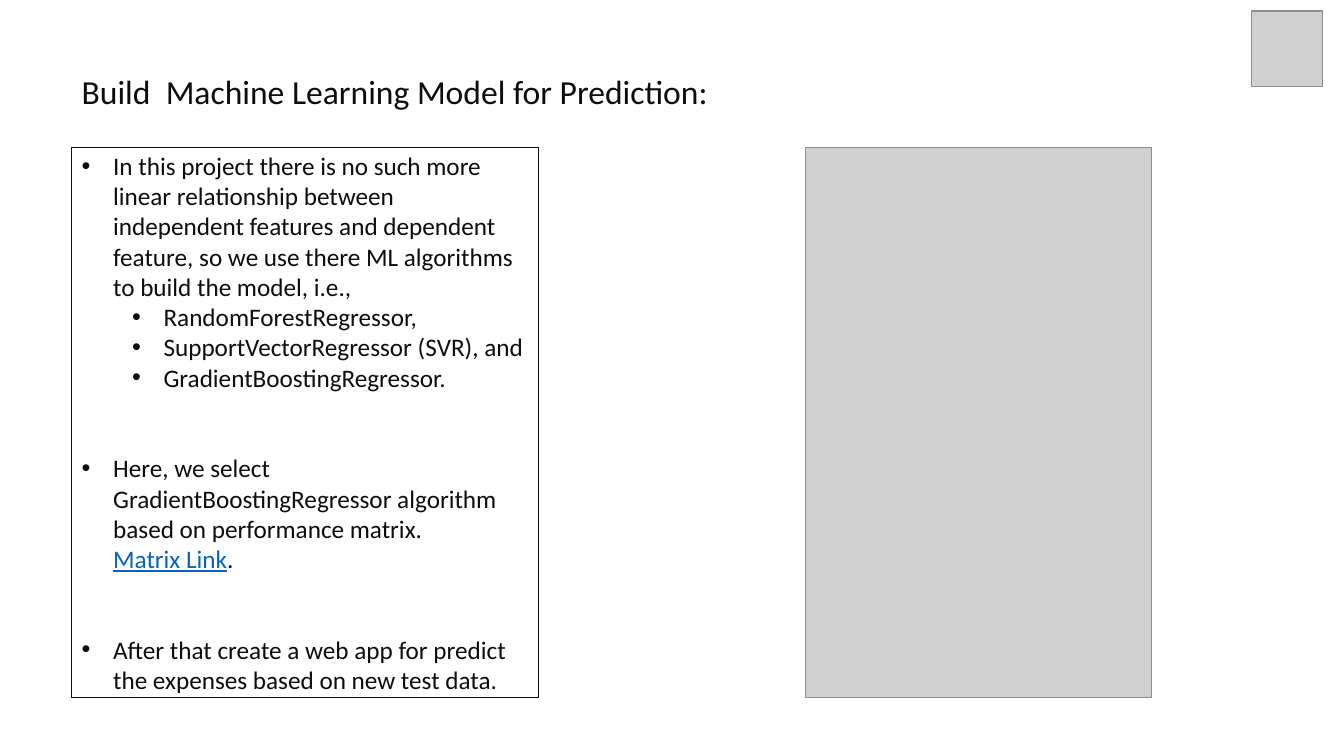
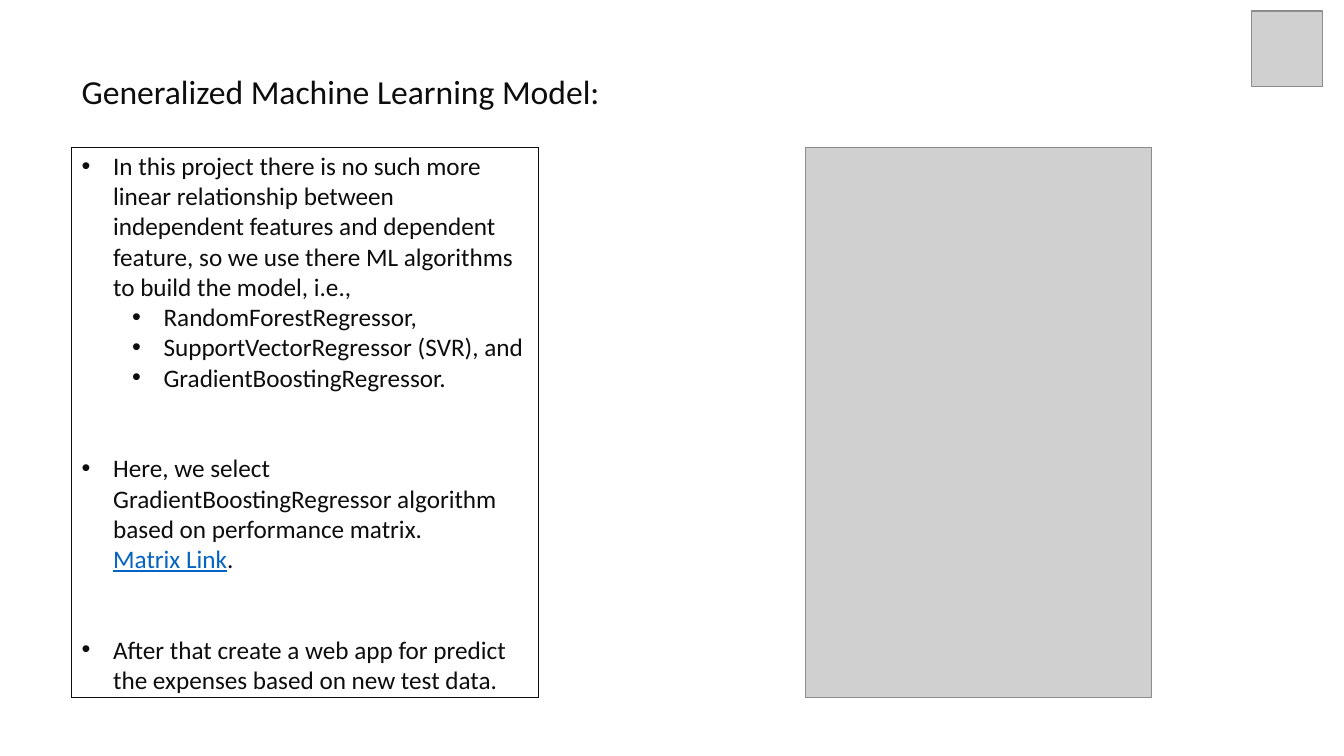
Before and after one commit to dibyendubiswas1998/Insurance-Premium-Prediction, a slide deck: slide 9 of Analysis Report/analysis report.pptx (slide 7 before the commit). Drawn at 1344x756 pixels with LibreOffice and Linux fonts; fonts in the diff are those of the drawing; grey boxes stand for pictures. Boxes give left, top, right and bottom in pixels: in the first picture for what was removed or moved away, otherwise in the second. Text is boxed around its words. In the diff, an @@ line names an element or a change of style, - is before the commit and + after.

```diff
--- a/Analysis Report/analysis report.pptx
+++ b/Analysis Report/analysis report.pptx
@@ text at [82,80,599,110]: text changed @@
-Build Machine Learning Model for Prediction:
+Generalized Machine Learning Model:
```
Also in this commit, not shown: 2 other slides changed, 2 slides added, 1 other file.
